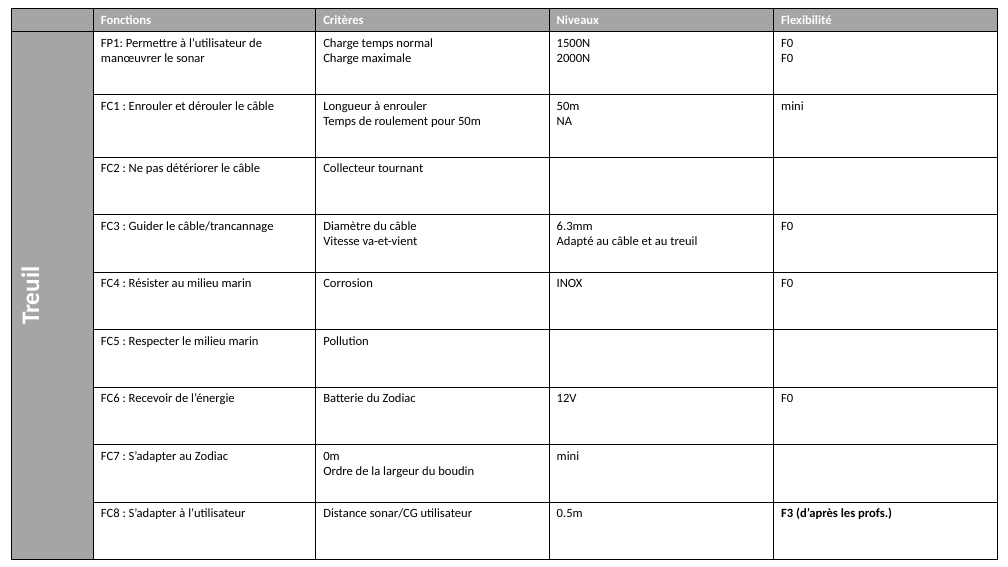
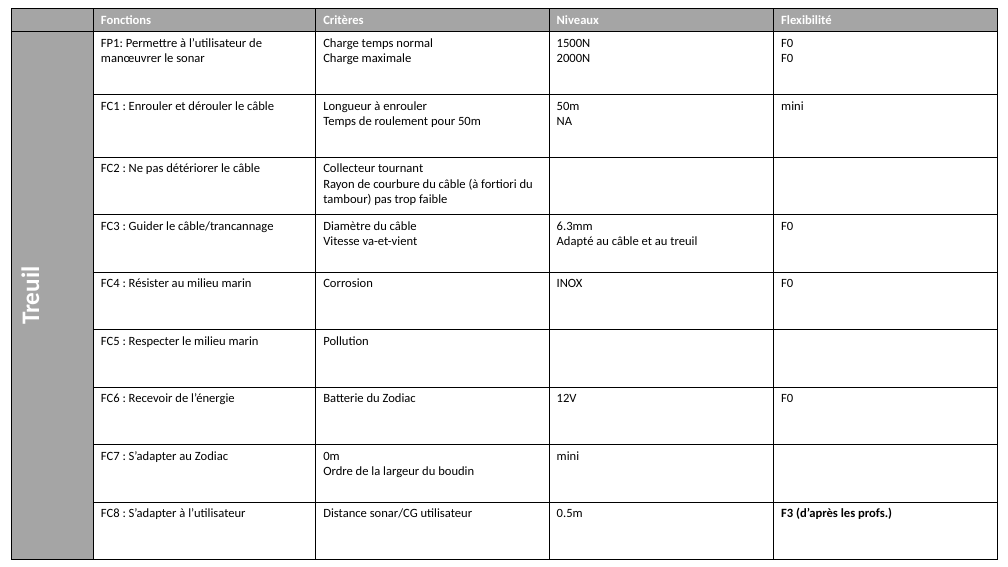
Before and after one commit to kiwinchess/Treuil, a slide deck: slide 4 of Analysefonctionelle.pptx. Drawn at 1008x567 pixels with LibreOffice and Linux fonts; fonts in the diff are those of the drawing. Boxes give left, top, right and bottom in pixels: in the first picture for what was removed or moved away, otherwise in the second. Text is boxed around its words. In the diff, an @@ line names an element or a change of style, - is before the commit and + after.

```diff
--- a/Analysefonctionelle.pptx
+++ b/Analysefonctionelle.pptx
@@ table at (11, 9, 997, 560) @@
-row 4, column 3: Collecteur tournant
+row 4, column 3: Collecteur tournant / Rayon de courbure du câble (à fortiori du tambour) pas trop faible
```
Also in this commit, not shown: 1 other slide changed, 10 other files.
